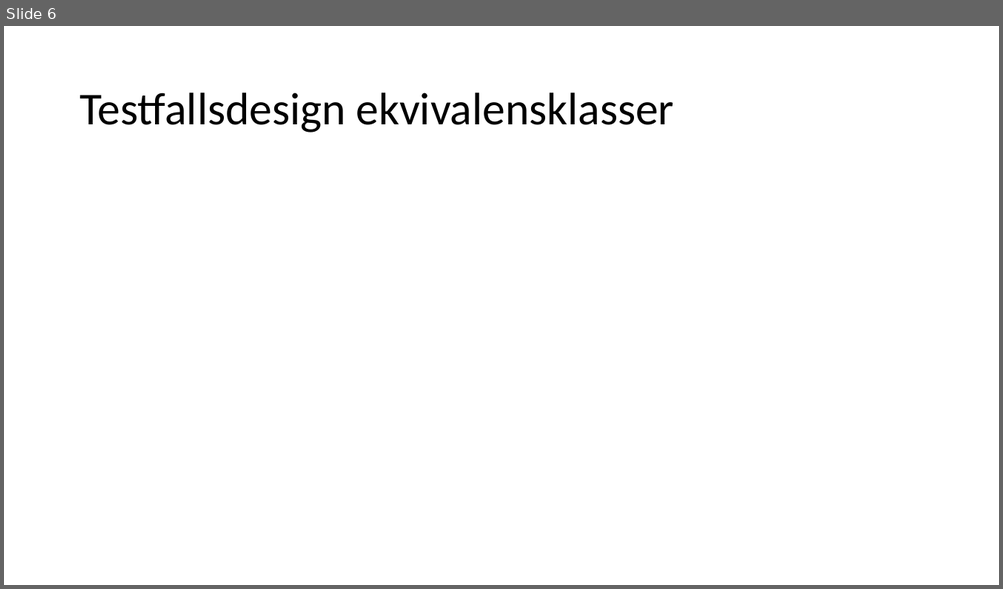
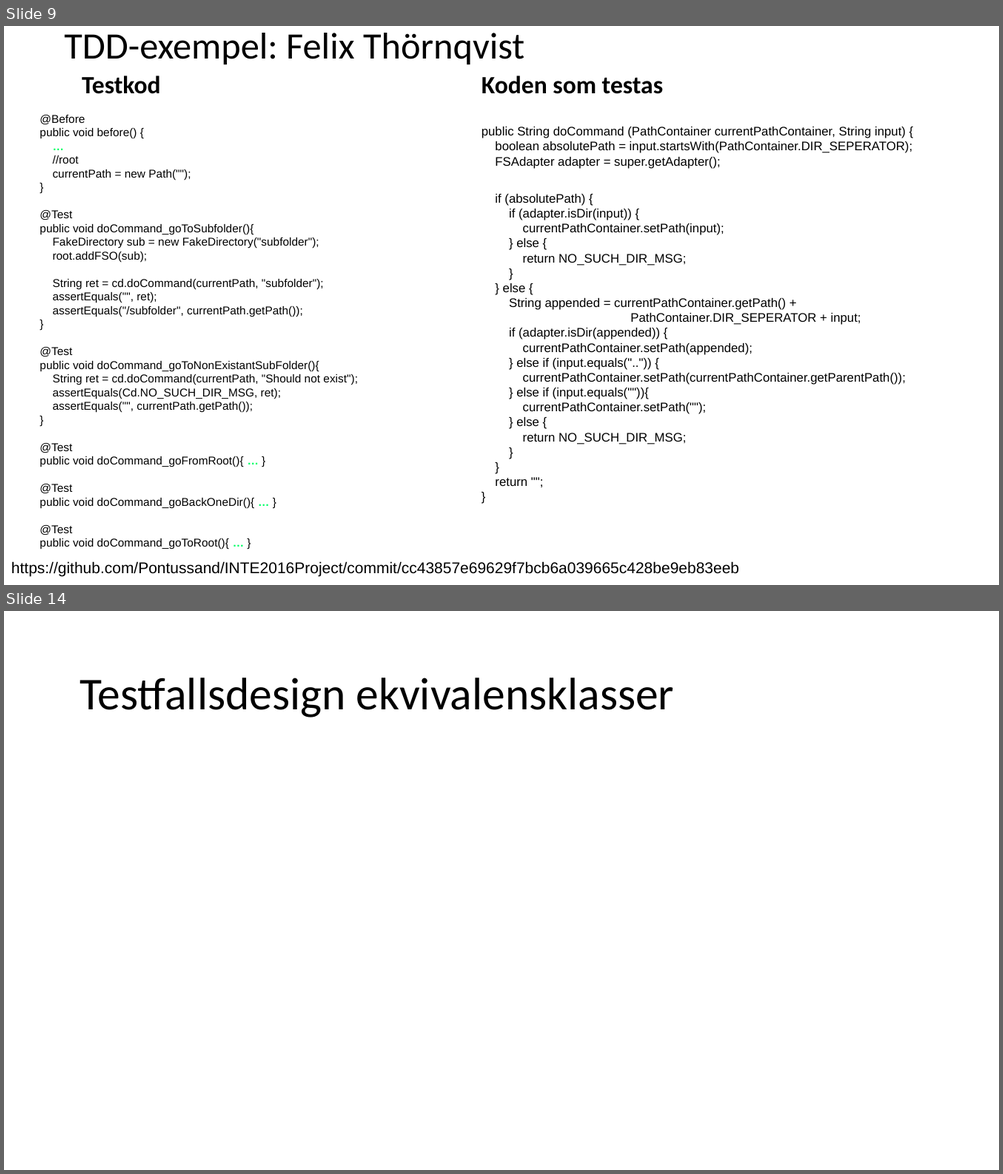
Before and after one commit to Pontussand/INTE2016Project, a slide deck: reports/Slutredovisning/slutredovisning_grupp2.pptx. Shown one above the other, each under a label of ours: slide 6 before the commit, slides 9 and 14 after it; the slides between them are not shown. The pictures are 1003x589 and 1003x1174 pixels, drawn with LibreOffice and Linux fonts; fonts in the diff are those of the drawing. Boxes give left, top, right and bottom in pixels: in the first picture for what was removed or moved away, otherwise in the second. Text is boxed around its words. In the diff, an @@ line names an element or a change of style, - is before the commit and + after.

Commit message:
Uppdaterade rapporten med TDD för mig, Annika och Felix + fler test för touch utefter ekvivalensklasserna + sparade och la in det detaljerade klassdiagrammet som Felix tagit fram

```diff
--- a/reports/Slutredovisning/slutredovisning_grupp2.pptx
+++ b/reports/Slutredovisning/slutredovisning_grupp2.pptx
@@ slide 9 added at box(4, 26, 999, 585), background #FFFFFF @@
@@ text added at box(64, 33, 524, 64), 36 pt, text #000000 @@
+TDD-exempel: Felix Thörnqvist
@@ text added at box(82, 76, 161, 94), 24 pt, text #000000, bold @@
+Testkod
@@ text added at box(481, 76, 663, 94), 24 pt, text #000000, bold @@
+Koden som testas
@@ text added at box(40, 115, 358, 550), 11 pt, text #000000 @@
+@Before
+public void before() {
+…
+//root
+currentPath = new Path("");
+}
+@Test
+public void doCommand_goToSubfolder(){
+FakeDirectory sub = new FakeDirectory("subfolder");
+root.addFSO(sub);
+String ret = cd.doCommand(currentPath, "subfolder");
+assertEquals("", ret);
+assertEquals("/subfolder", currentPath.getPath());
+}
+@Test
+public void doCommand_goToNonExistantSubFolder(){
+String ret = cd.doCommand(currentPath, "Should not exist");
+assertEquals(Cd.NO_SUCH_DIR_MSG, ret);
+assertEquals("", currentPath.getPath());
+}
+@Test
+public void doCommand_goFromRoot(){ … }
+@Test
+public void doCommand_goBackOneDir(){ … }
+@Test
+public void doCommand_goToRoot(){ … }
@@ text added at box(481, 127, 912, 445), 12 pt, text #000000 @@
+public String doCommand (PathContainer currentPathContainer, String input) {
+boolean absolutePath = input.startsWith(PathContainer.DIR_SEPERATOR);
+FSAdapter adapter = super.getAdapter();
+if (absolutePath) {
+if (adapter.isDir(input)) {
+currentPathContainer.setPath(input);
+} else {
+return NO_SUCH_DIR_MSG;
+}
+} else {
+String appended = currentPathContainer.getPath() +
+PathContainer.DIR_SEPERATOR + input;
+if (adapter.isDir(appended)) {
+currentPathContainer.setPath(appended);
+} else if (input.equals("..")) {
+currentPathContainer.setPath(currentPathContainer.getParentPath());
+} else if (input.equals("")){
+currentPathContainer.setPath("");
+} else {
+return NO_SUCH_DIR_MSG;
+}
+}
+return "";
+}
@@ text added at box(11, 562, 739, 577), 15 pt, text #000000 @@
+https://github.com/Pontussand/INTE2016Project/commit/cc43857e69629f7bcb6a039665c428be9eb83eeb
@@ what was slide 6 is now slide 14 @@
```
Also in this commit, not shown: 5 slides changed, 7 other slides added, 4 other files.
